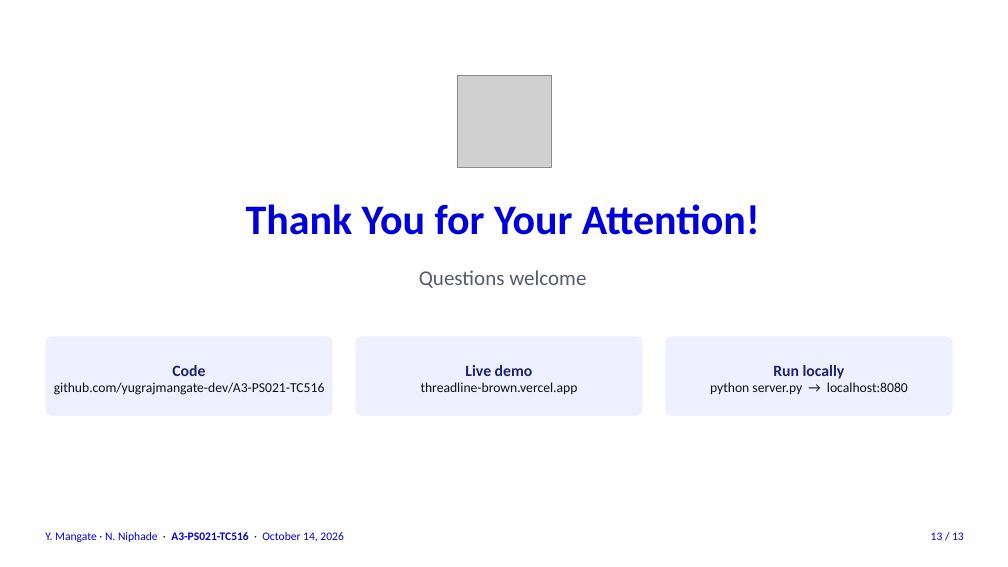
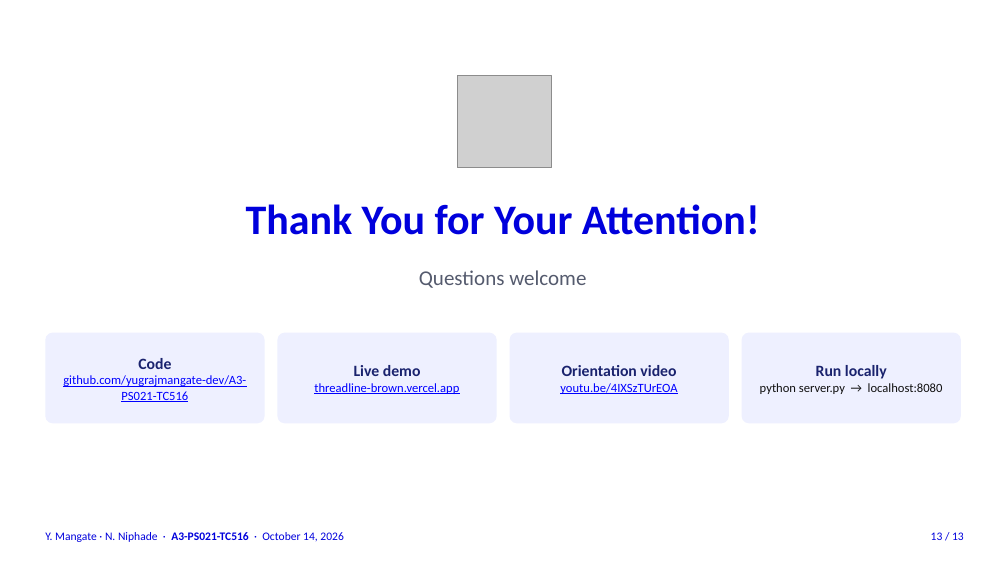
Before and after one commit to aiori-hackathon/A3-PS021-TC516, a slide deck: slide 13 of docs/Threadline-AIORI3-PS021.pptx. Drawn at 1008x567 pixels with LibreOffice and Linux fonts; fonts in the diff are those of the drawing; grey boxes stand for pictures. Boxes give left, top, right and bottom in pixels: in the first picture for what was removed or moved away, otherwise in the second. Text is boxed around its words. In the diff, an @@ line names an element or a change of style, - is before the commit and + after.

Commit message:
Add orientation video link to the presentation's closing slide

```diff
--- a/docs/Threadline-AIORI3-PS021.pptx
+++ b/docs/Threadline-AIORI3-PS021.pptx
@@ rounded rectangle: place and size @@
-rounded rectangle at [45,337,333,416]
+rounded rectangle at [45,333,265,423]
@@ rounded rectangle: place and size @@
-rounded rectangle at [355,337,643,416]
+rounded rectangle at [278,333,497,423]
@@ text "Live demo": place and size @@
-text "Live demo" at [421,365,578,395]
+text "Live demo" at [314,365,459,394]
@@ rounded rectangle added at [510,333,729,423], fill #EEF0FF @@
@@ rounded rectangle: place and size @@
-rounded rectangle at [665,337,953,416]
+rounded rectangle at [742,333,961,423]
@@ text "Run locally": place and size @@
-text "Run locally" at [710,365,908,395]
+text "Run locally" at [760,365,943,394]
@@ text at [63,375,246,402]: size 13 to 12 pt, text colour #111111 to #0000FF, underline on @@
@@ text at [314,383,459,394]: size 13 to 12 pt, text colour #111111 to #0000FF, underline on in "threadline-brown.vercel.app" @@
@@ text added at [560,365,677,394], 12 pt, text #0000FF, underline @@
+Orientation video
+youtu.be/4IXSzTUrEOA
@@ text at [760,383,943,394]: size 13 to 12 pt in "python server.py → localhost:8080" @@
```
Also in this commit, not shown: 1 other file.
